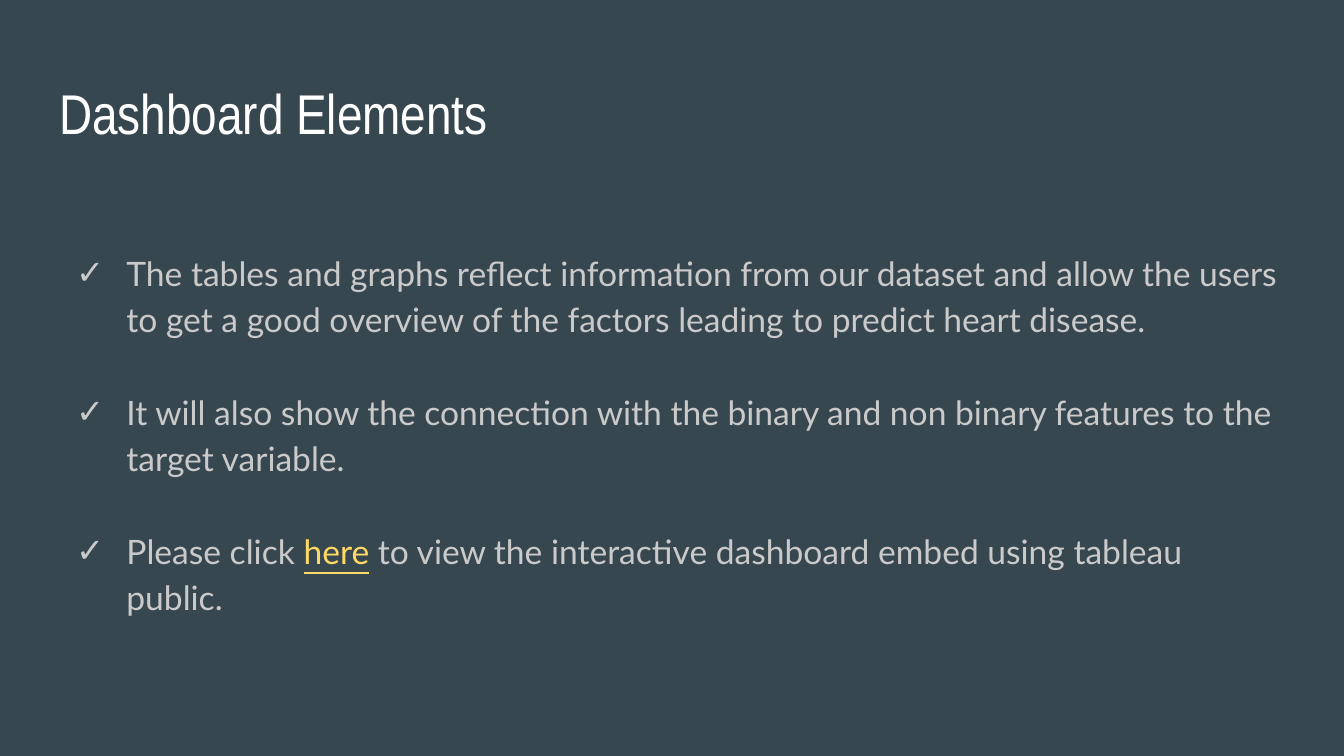
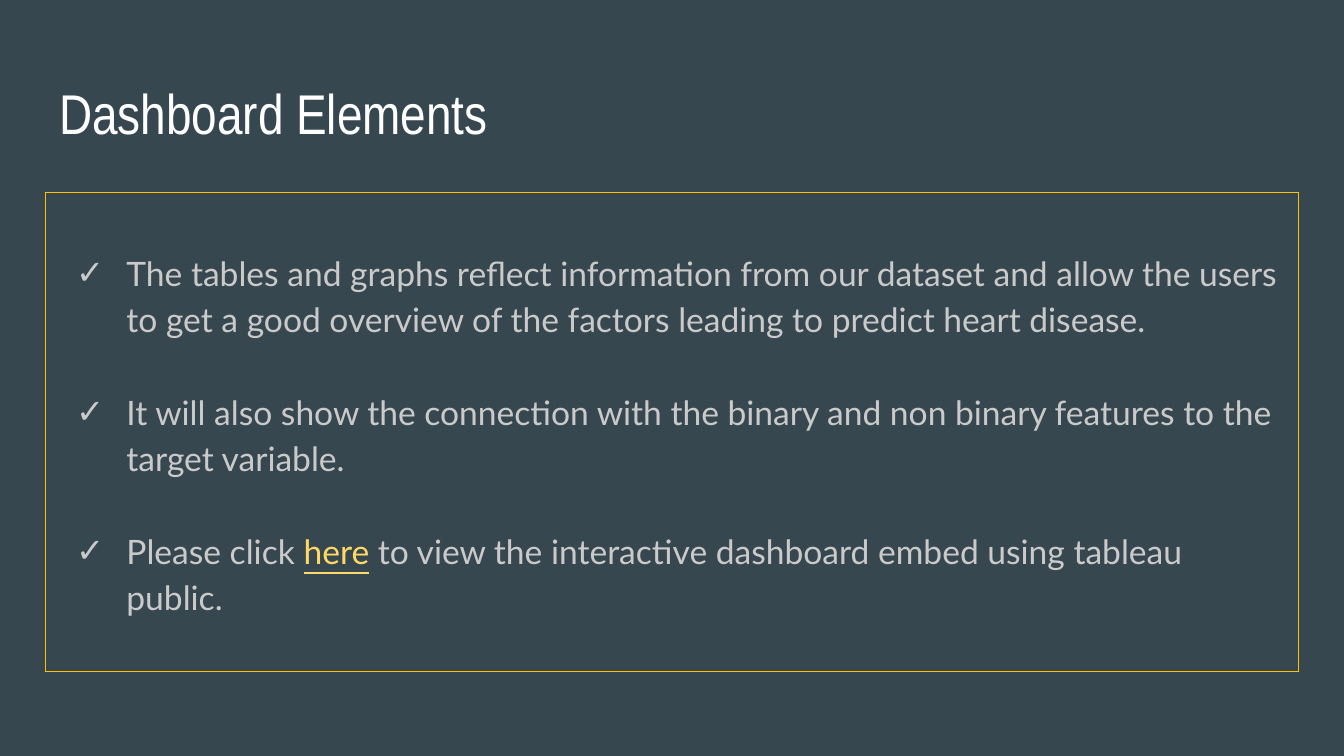
Before and after one commit to apombo90/Predicting_Heart_Disease, a slide deck: slide 23 of Final Project - Group 7.pptx (slide 22 before the commit). Drawn at 1344x756 pixels with LibreOffice and Linux fonts; fonts in the diff are those of the drawing. Boxes give left, top, right and bottom in pixels: in the first picture for what was removed or moved away, otherwise in the second. Text is boxed around its words. In the diff, an @@ line names an element or a change of style, - is before the commit and + after.

```diff
--- a/Final Project - Group 7.pptx
+++ b/Final Project - Group 7.pptx
@@ text "The tables and graphs reflect ...": place and size @@
-text "The tables and graphs reflect ..." at (126, 261, 1277, 616)
+text "The tables and graphs reflect ..." at (46, 192, 1298, 671)
@@ text "The tables and graphs reflect ..." at (46, 192, 1298, 671): outline none to #FFC000 0.75 pt @@
```
Also in this commit, not shown: 5 other slides changed, 1 slide added.
